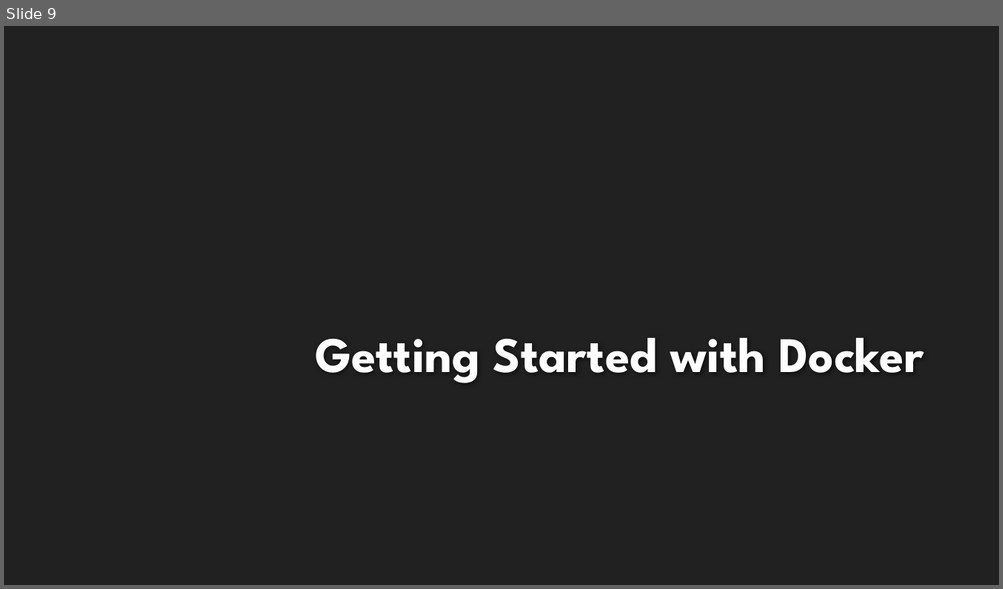
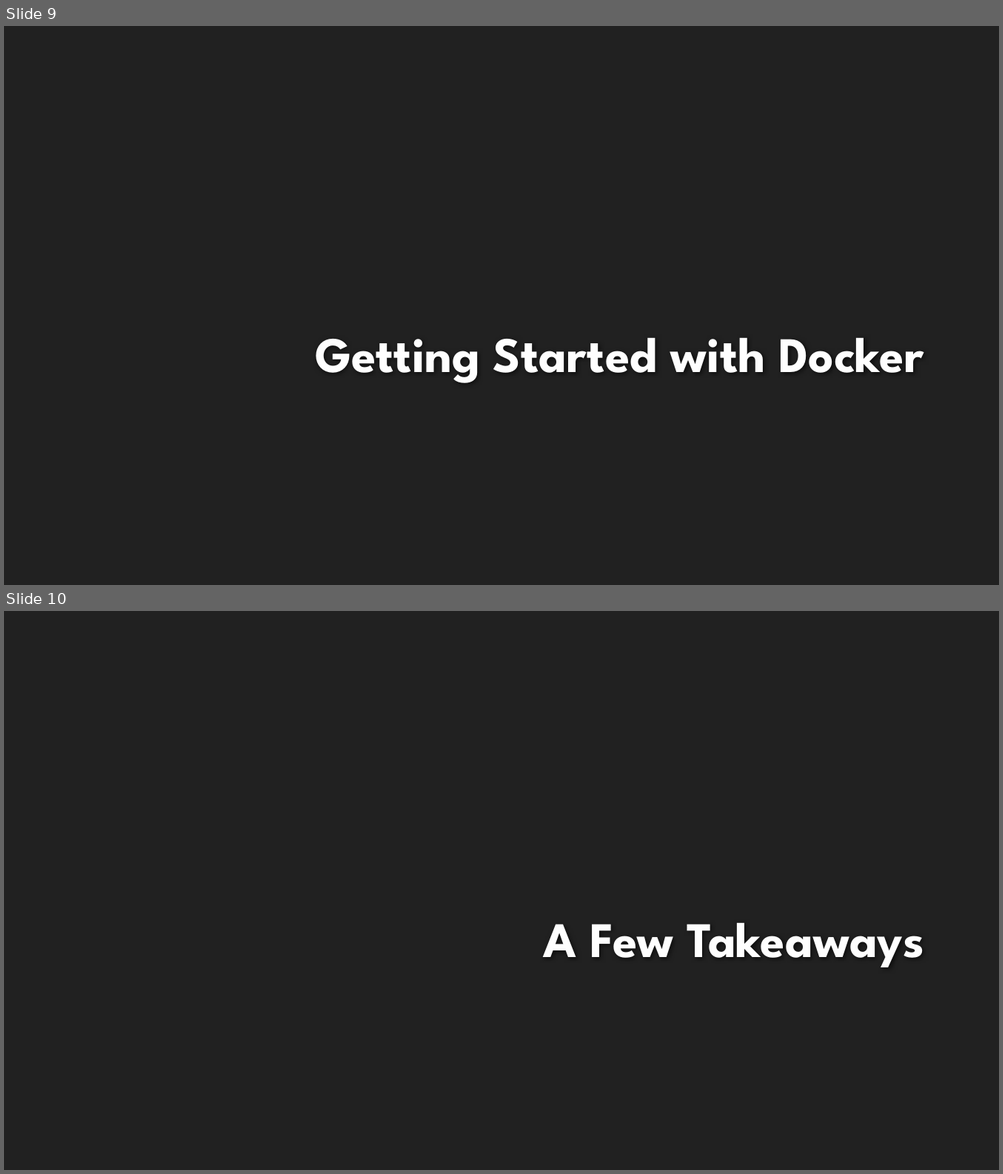
Before and after one commit to kertox662/jamhacks6-workshop-reference, a slide deck: intro-docker/presentation/intro-to-docker.pptx. Shown one above the other, each under a label of ours: slide 9 before the commit, slides 9 and 10 after it. The pictures are 1003x589 and 1003x1174 pixels, drawn with LibreOffice and Linux fonts; fonts in the diff are those of the drawing; background and template pictures are left out. Boxes give left, top, right and bottom in pixels: in the first picture for what was removed or moved away, otherwise in the second. Text is boxed around its words. In the diff, an @@ line names an element or a change of style, - is before the commit and + after.

```diff
--- a/intro-docker/presentation/intro-to-docker.pptx
+++ b/intro-docker/presentation/intro-to-docker.pptx
@@ slide 10 added at (4,611,999,1170), background #212121 @@
@@ title added at (543,923,924,968), 48 pt, text #FEFEFE, bold @@
+A Few Takeaways
```
Also in this commit, not shown: 2 other slides added, 1 other file.
